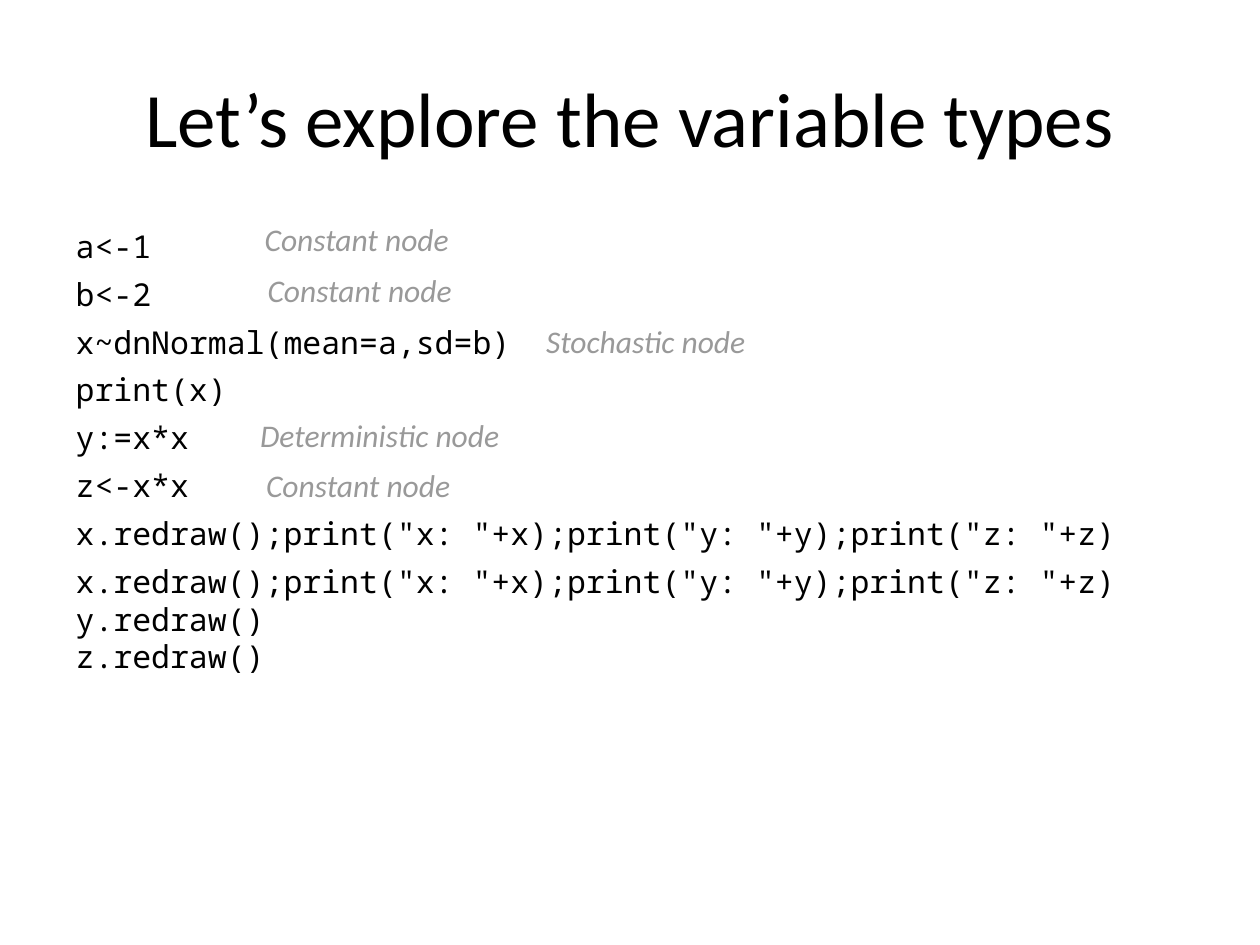
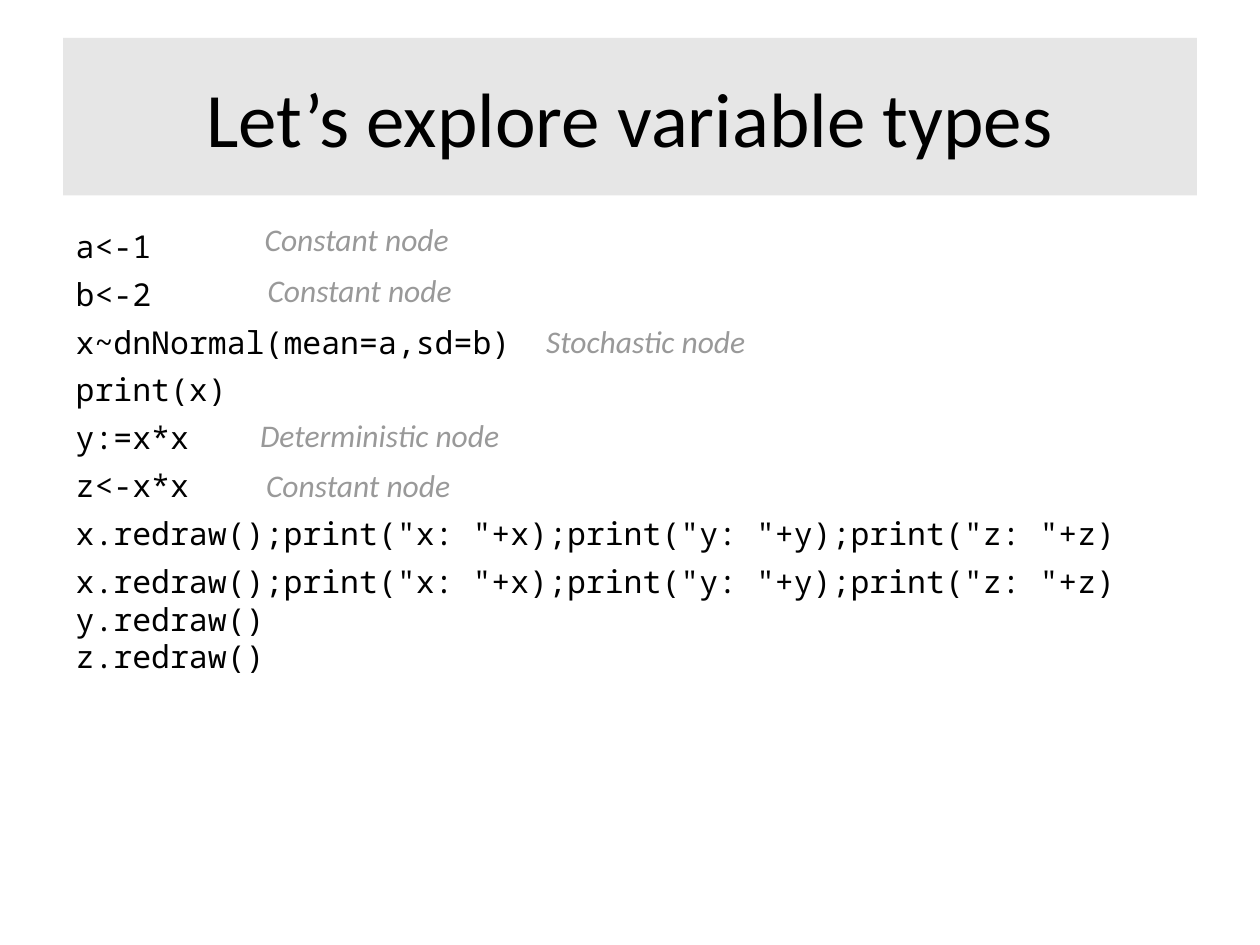
Before and after one commit to Boussau/boussau.github.io, a slide deck: slide 22 of COME_courses/Cambridge_2022/6_Bayesian_inference/RevBayesIntro.pptx. Drawn at 1260x945 pixels with LibreOffice and Linux fonts; fonts in the diff are those of the drawing. Boxes give left, top, right and bottom in pixels: in the first picture for what was removed or moved away, otherwise in the second. Text is boxed around its words. In the diff, an @@ line names an element or a change of style, - is before the commit and + after.

```diff
--- a/COME_courses/Cambridge_2022/6_Bayesian_inference/RevBayesIntro.pptx
+++ b/COME_courses/Cambridge_2022/6_Bayesian_inference/RevBayesIntro.pptx
@@ title "Let’s explore variable types": place and size @@
-title "Let’s explore variable types" at <box>145,93,1113,160</box>
+title "Let’s explore variable types" at <box>63,38,1197,195</box>
@@ title "Let’s explore variable types" at <box>63,38,1197,195</box>: fill none to #E6E6E6 @@
@@ title at <box>206,93,1052,160</box>: text changed @@
-Let’s explore the variable types
+Let’s explore variable types
```
Also in this commit, not shown: 45 other slides changed, 3 slides added, 1 other file.
